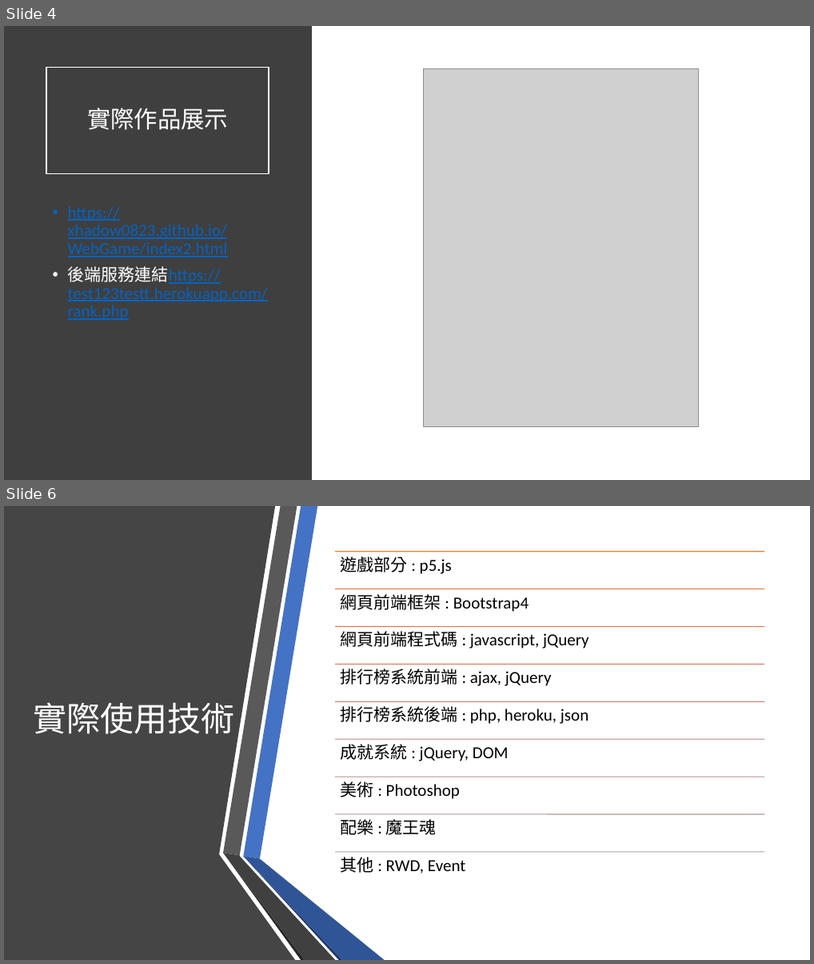
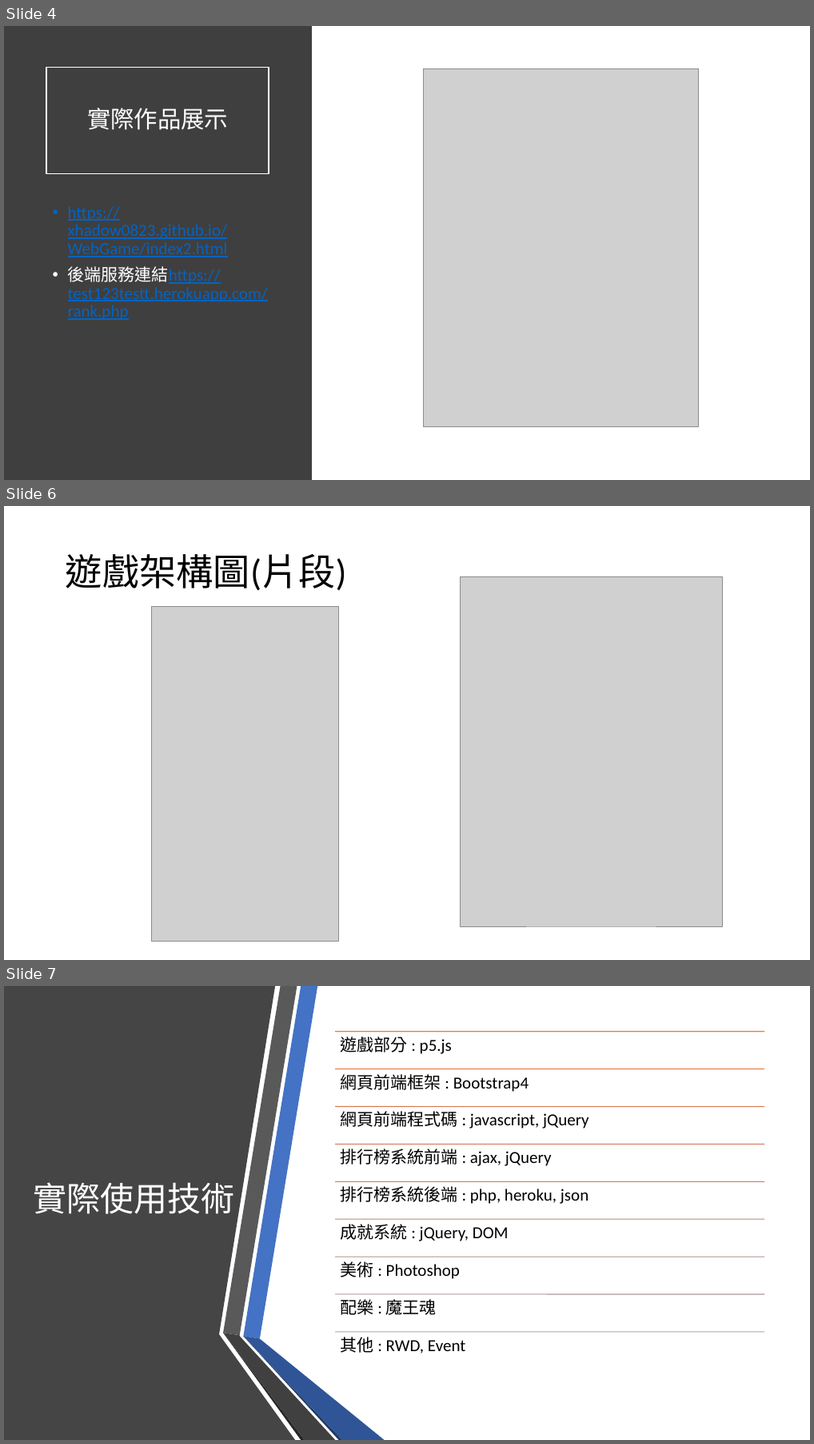
Before and after one commit to Xhadow0823/WebGame, a slide deck: 我還不射爆-00757036+00757046.pptx. Shown one above the other, each under a label of ours: slides 4 and 6 before the commit, slides 4, 6 and 7 after it; the slides between them are not shown. The pictures are 814x964 and 814x1444 pixels, drawn with LibreOffice and Linux fonts; fonts in the diff are those of the drawing; grey boxes stand for pictures. Boxes give left, top, right and bottom in pixels: in the first picture for what was removed or moved away, otherwise in the second. Text is boxed around its words. In the diff, an @@ line names an element or a change of style, - is before the commit and + after.

```diff
--- a/我還不射爆-00757036+00757046.pptx
+++ b/我還不射爆-00757036+00757046.pptx
@@ slide 6 added at (x1=4, y1=506, x2=810, y2=960), background #FFFFFF @@
@@ title added at (x1=66, y1=554, x2=347, y2=591), 44 pt, text #000000 @@
+遊戲架構圖(片段)
@@ picture added at (x1=460, y1=576, x2=722, y2=926) @@
@@ picture added at (x1=151, y1=607, x2=338, y2=941) @@
@@ what was slide 6 is now slide 7 @@
```
Also in this commit, not shown: 1 slide changed, 1 other file.
